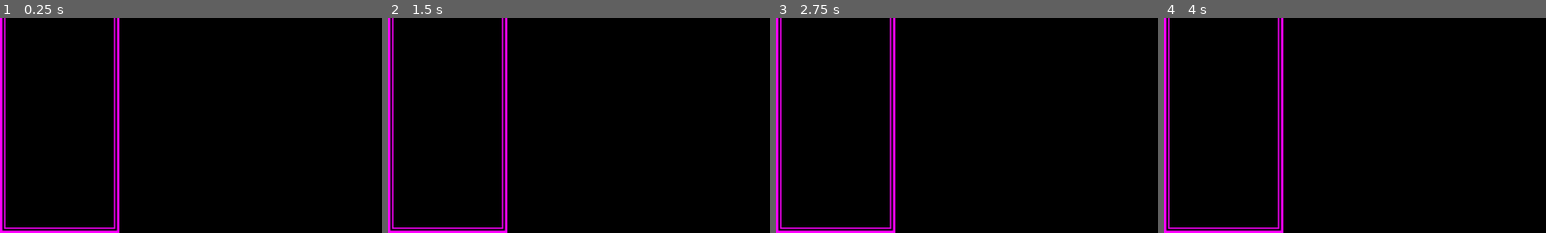
Above: before the commit, frames 1-4 (left to right).
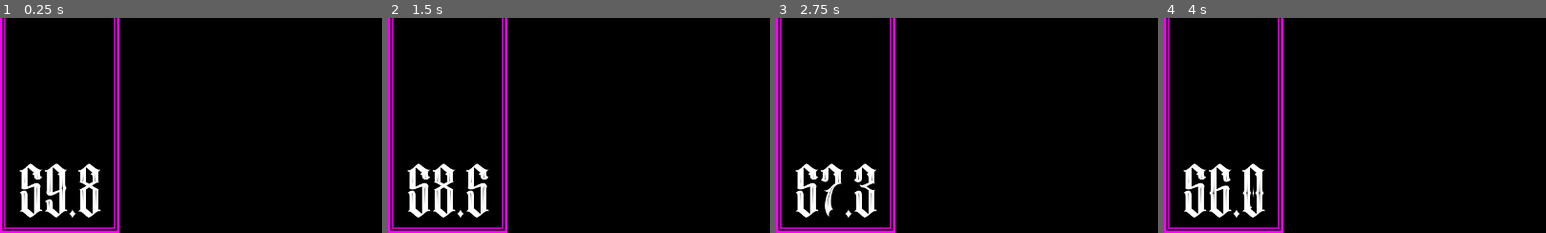
Above: after the commit, the same moments.

Repository: jwant/nefe
Game: Godot game, scene res://entities/utilities/no_escape_from_earth.tscn
Same seed, same stepped clock (60 frames per second), same inputs: the game is played once before the commit and once after it.
Inputs:
- Up to frame 1 (0.25 s): no input
- Up to frame 2 (1.5 s): tap Enter at 0.5 s
- Up to frame 3 (2.75 s): no input
- Up to frame 4 (4 s): tap Space at 3.5 s
The pictures show only the part of the screen within x 0-50%, y 50-100%; the shares and areas given below are measured in that part.

The runs differ from the first frame. In frame 1, 2.6% of the frame differs, in the area x 5-27%, y 67-93%; in frame 2, 2.5%; in frame 3, 2.2%; in frame 4, 2.5%.

Commit message:
feat: countdown

Diff:
--- /dev/null
+++ b/entities/battlefield/battlefield.gd
@@ -0,0 +1,17 @@
+extends Node2D
+
+@onready var count_down_label: Control = $CountDownLabel/CountDownLabel
+@onready var count_down_timer: Timer = $CountDownTimer
+
+var previous_time: int
+
+func _ready():
+	previous_time = int( count_down_timer.time_left )
+	print(previous_time)
+
+func _process(_delta):
+	count_down_label.text = "%04.1f" % count_down_timer.time_left
+	var ciel_time_left = ceil(count_down_timer.time_left)
+	if ciel_time_left < previous_time:
+		previous_time = ciel_time_left
+		GameManager.second_tick.emit()
--- a/entities/battlefield/battlefield.tscn
+++ b/entities/battlefield/battlefield.tscn
@@ -1,7 +1,21 @@
-[gd_scene load_steps=2 format=3 uid="uid://2k0vx4uihyxw"]
+[gd_scene load_steps=4 format=3 uid="uid://2k0vx4uihyxw"]
 
 [ext_resource type="PackedScene" uid="uid://2tigku23stpw" path="res://entities/background/background.tscn" id="1_dji8l"]
+[ext_resource type="Script" uid="uid://cnt03pvax1hp" path="res://entities/battlefield/battlefield.gd" id="1_yrw75"]
+[ext_resource type="PackedScene" uid="uid://bceyhx4qm6sau" path="res://entities/ui/count_down/count_down.tscn" id="3_gt0yh"]
 
 [node name="Battlefield" type="Node2D"]
+script = ExtResource("1_yrw75")
 
 [node name="Background" parent="." instance=ExtResource("1_dji8l")]
+
+[node name="CountDownLabel" parent="." instance=ExtResource("3_gt0yh")]
+offset_left = -2.0
+offset_top = 603.0
+offset_right = -2.0
+offset_bottom = 603.0
+
+[node name="CountDownTimer" type="Timer" parent="."]
+wait_time = 60.0
+one_shot = true
+autostart = true
--- /dev/null
+++ b/entities/ui/count_down/count_down.tscn
@@ -0,0 +1,16 @@
+[gd_scene load_steps=2 format=3 uid="uid://bceyhx4qm6sau"]
+
+[ext_resource type="FontFile" uid="uid://cxm4p1gqqm4ax" path="res://assets/fonts/PickysideRegular-vn7w4.otf" id="2_eyo3n"]
+
+[node name="CountDown" type="Control"]
+layout_mode = 3
+anchors_preset = 0
+
+[node name="CountDownLabel" type="Label" parent="."]
+layout_mode = 0
+offset_right = 206.0
+offset_bottom = 120.0
+theme_override_fonts/font = ExtResource("2_eyo3n")
+theme_override_font_sizes/font_size = 120
+text = "60:0"
+horizontal_alignment = 1
--- a/entities/utilities/game_manager/game_manager.gd
+++ b/entities/utilities/game_manager/game_manager.gd
@@ -1 +1,3 @@
 extends Node2D
+
+signal second_tick
--- a/entities/utilities/game_manager/game_manager.tscn
+++ b/entities/utilities/game_manager/game_manager.tscn
@@ -1,3 +1,11 @@
-[gd_scene format=3 uid="uid://h6pg0ycltumh"]
+[gd_scene load_steps=2 format=3 uid="uid://h6pg0ycltumh"]
+
+[ext_resource type="Script" uid="uid://5thu0paashvj" path="res://entities/utilities/game_manager/game_manager.gd" id="1_cfa5n"]
 
 [node name="GameManager" type="Node2D"]
+script = ExtResource("1_cfa5n")
+
+[node name="CountDown" type="Timer" parent="."]
+wait_time = 60.0
+one_shot = true
+autostart = true
--- a/entities/utilities/no_escape_from_earth.tscn
+++ b/entities/utilities/no_escape_from_earth.tscn
@@ -1,7 +1,10 @@
-[gd_scene load_steps=2 format=3 uid="uid://bkrfmb0hlnpry"]
+[gd_scene load_steps=3 format=3 uid="uid://bkrfmb0hlnpry"]
 
 [ext_resource type="PackedScene" uid="uid://2k0vx4uihyxw" path="res://entities/battlefield/battlefield.tscn" id="1_72uuj"]
+[ext_resource type="PackedScene" uid="uid://h6pg0ycltumh" path="res://entities/utilities/game_manager/game_manager.tscn" id="3_sywfi"]
 
 [node name="NoEscapeFromEarth" type="Node2D"]
 
 [node name="Battlefield" parent="." instance=ExtResource("1_72uuj")]
+
+[node name="GameManager" parent="." instance=ExtResource("3_sywfi")]
--- a/project.godot
+++ b/project.godot
@@ -15,6 +15,10 @@
 config/features=PackedStringArray("4.4", "GL Compatibility")
 config/icon="res://icon.svg"
 
+[autoload]
+
+GameManager="*res://entities/utilities/game_manager/game_manager.gd"
+
 [display]
 
 window/size/viewport_width=1280
Binary file added: assets/fonts/PickysideRegular-vn7w4.otf
Not shown, added: assets/fonts/PickysideRegular-vn7w4.otf.import
Not shown, added: entities/battlefield/battlefield.gd.uid
